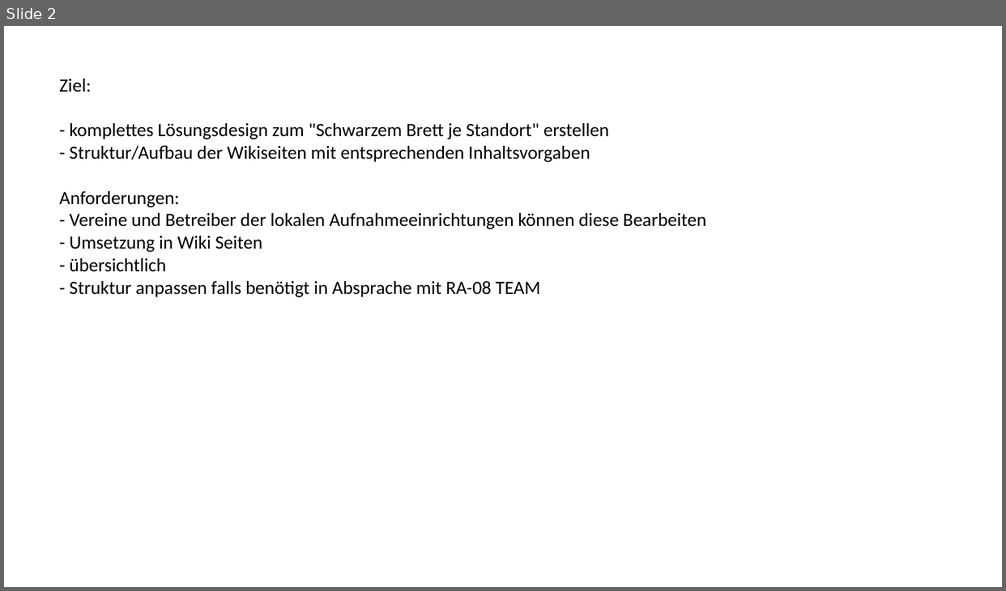
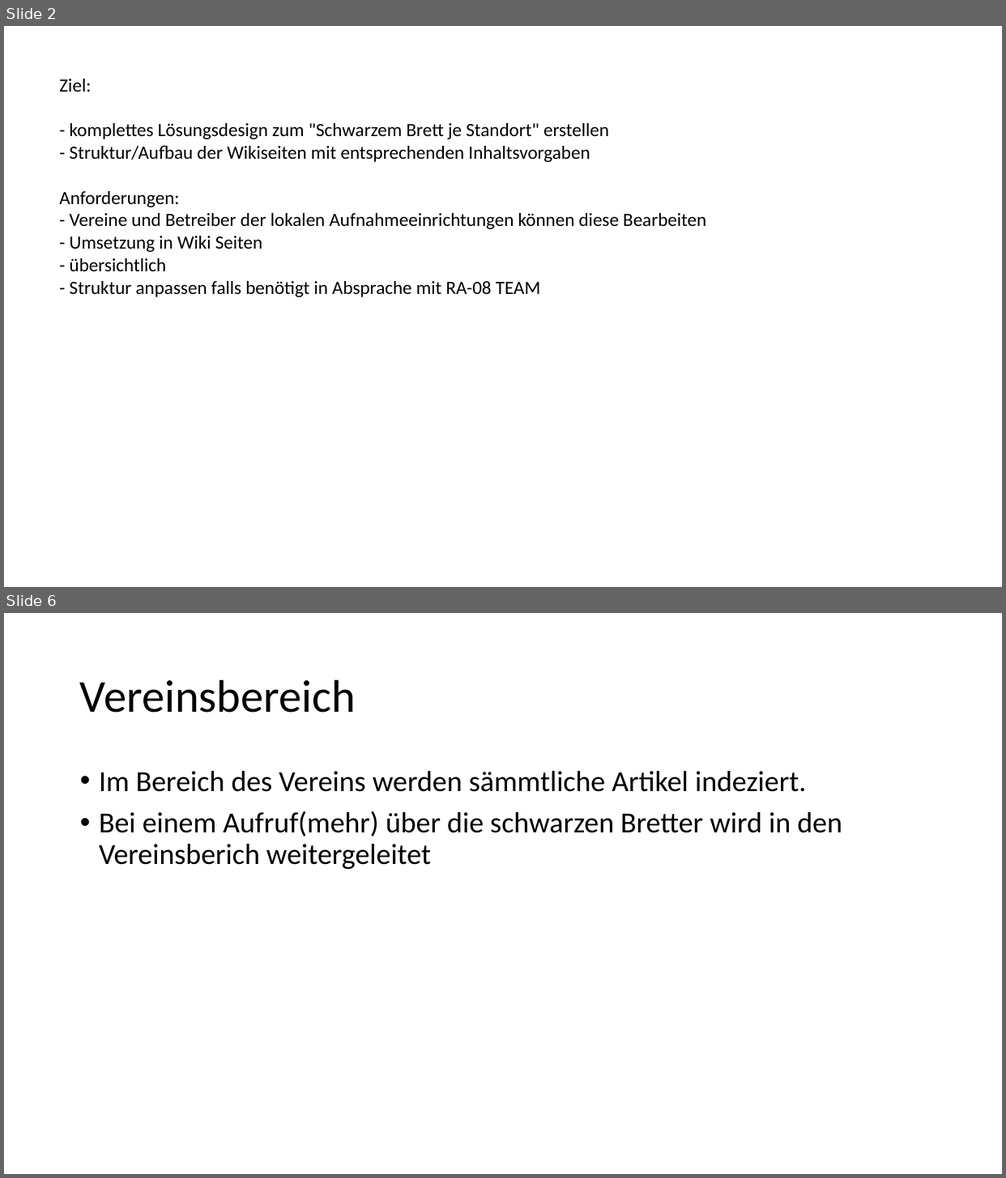
Before and after one commit to RefugeesWelcomeApp/ApplicationDevelopment, a slide deck: Solution_Design/Story Board/Storys/RA-35-Schwarzes Brett/RA-35-Schwarzes Brett.pptx. Shown one above the other, each under a label of ours: slide 2 before the commit, slides 2 and 6 after it; the slides between them are not shown. The pictures are 1006x591 and 1006x1178 pixels, drawn with LibreOffice and Linux fonts; fonts in the diff are those of the drawing. Boxes give left, top, right and bottom in pixels: in the first picture for what was removed or moved away, otherwise in the second. Text is boxed around its words. In the diff, an @@ line names an element or a change of style, - is before the commit and + after.

```diff
--- a/Solution_Design/Story Board/Storys/RA-35-Schwarzes Brett/RA-35-Schwarzes Brett.pptx
+++ b/Solution_Design/Story Board/Storys/RA-35-Schwarzes Brett/RA-35-Schwarzes Brett.pptx
@@ slide 6 added at [4, 613, 1002, 1174], background #FFFFFF @@
@@ title added at [80, 679, 356, 713], 44 pt, text #000000 @@
+Vereinsbereich
@@ text added at [99, 771, 842, 869], 28 pt, text #000000 @@
+• Im Bereich des Vereins werden sämmtliche Artikel indeziert.
+• Bei einem Aufruf(mehr) über die schwarzen Bretter wird in den Vereinsberich weitergeleitet
```
Also in this commit, not shown: 3 other slides added, 6 slides removed.
